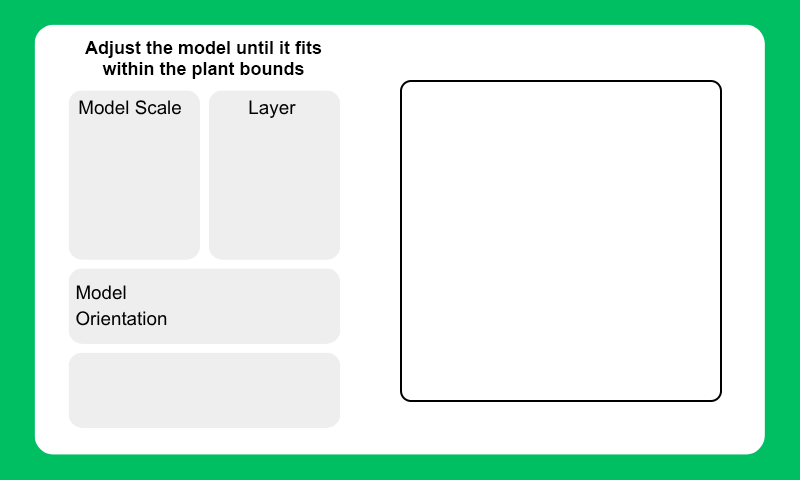
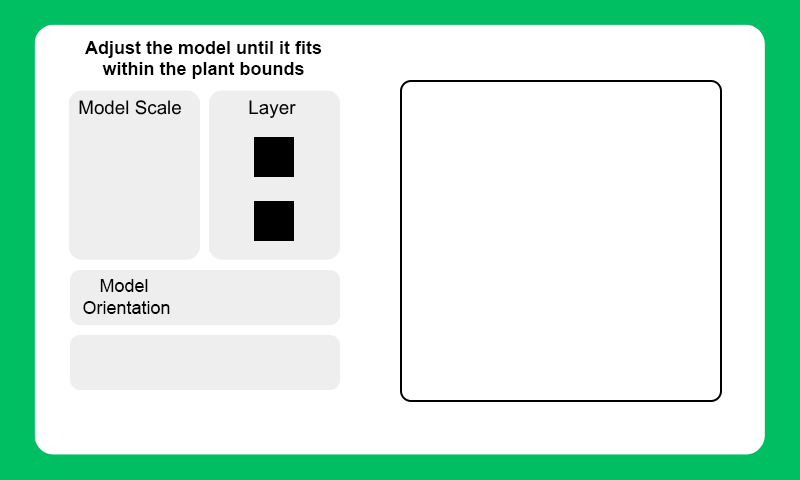
Layered file, before and after one edit (800 x 480). Changes by layer:
added layer "Model Orientation" above "Rounded Rectangle 5" over [83, 279, 170, 314]
added layer "Rounded Rectangle 5" above "Rounded Rectangle 4" over [70, 335, 340, 390]
added layer "Rounded Rectangle 4" above "Rounded Rectangle 3" over [69, 346, 340, 428]
added layer "Rounded Rectangle 3" above "Rounded Rectangle 2" over [70, 270, 340, 325]
added layer "Rounded Rectangle 2" above "Rectangle 8" over [69, 268, 340, 349]
added layer "Rectangle 7" (1st of 2) above "Rectangle 7" over [254, 137, 294, 177]
added layer "Rectangle 7" (2nd of 2) above "Rectangle 4" over [254, 201, 294, 241]